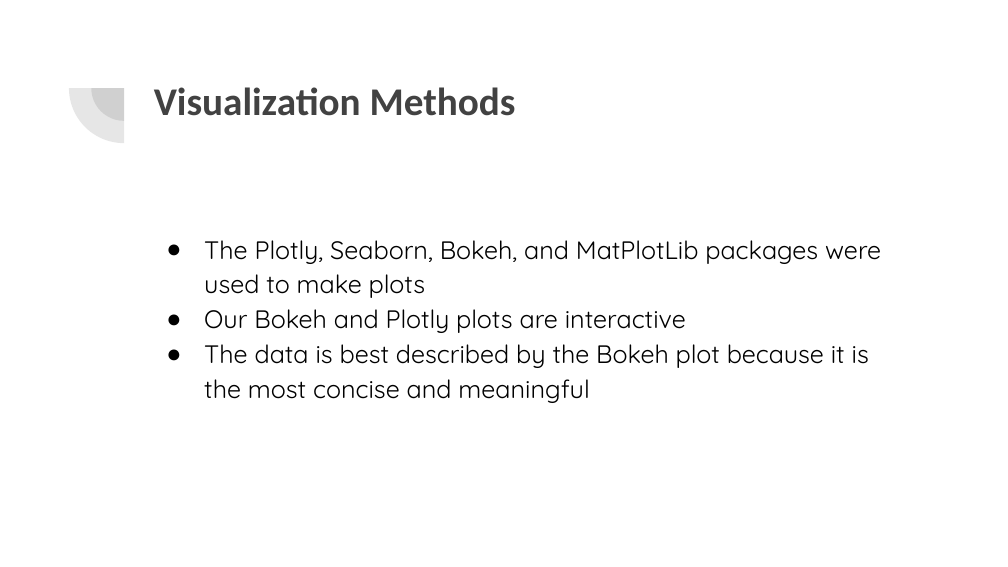
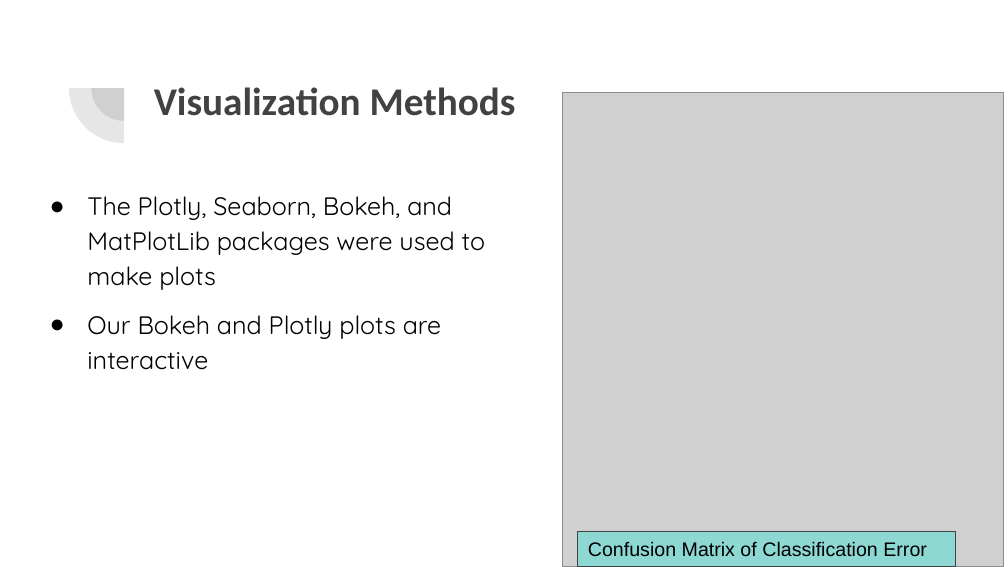
Before and after one commit to ewang24/dataMiningProject, a slide deck: slide 8 of Group Project_ Letter Data Mining.pptx (slide 5 before the commit). Drawn at 1008x567 pixels with LibreOffice and Linux fonts; fonts in the diff are those of the drawing; grey boxes stand for pictures. Boxes give left, top, right and bottom in pixels: in the first picture for what was removed or moved away, otherwise in the second. Text is boxed around its words. In the diff, an @@ line names an element or a change of style, - is before the commit and + after.

```diff
--- a/Group Project_ Letter Data Mining.pptx
+++ b/Group Project_ Letter Data Mining.pptx
@@ picture added at (x1=562, y1=93, x2=1003, y2=567) @@
@@ text "The Plotly, Seaborn, Bokeh, and ..." moved from (x1=204, y1=240, x2=881, y2=403) to (x1=87, y1=196, x2=485, y2=370) @@
@@ text "The Plotly, Seaborn, Bokeh, and ..." at (x1=87, y1=196, x2=485, y2=370): more space between paragraphs @@
@@ text at (x1=204, y1=344, x2=869, y2=403): paragraph removed @@
-● The data is best described by the Bokeh plot because it is the most concise and meaningful
@@ rectangle added at (x1=578, y1=531, x2=956, y2=567), fill #8DD8D3, outline #424242 0.75 pt, 14 pt, text #000000 @@
+Confusion Matrix of Classification Error
```
Also in this commit, not shown: 5 other slides changed, 12 slides added, 1 slide removed, 4 other files.
